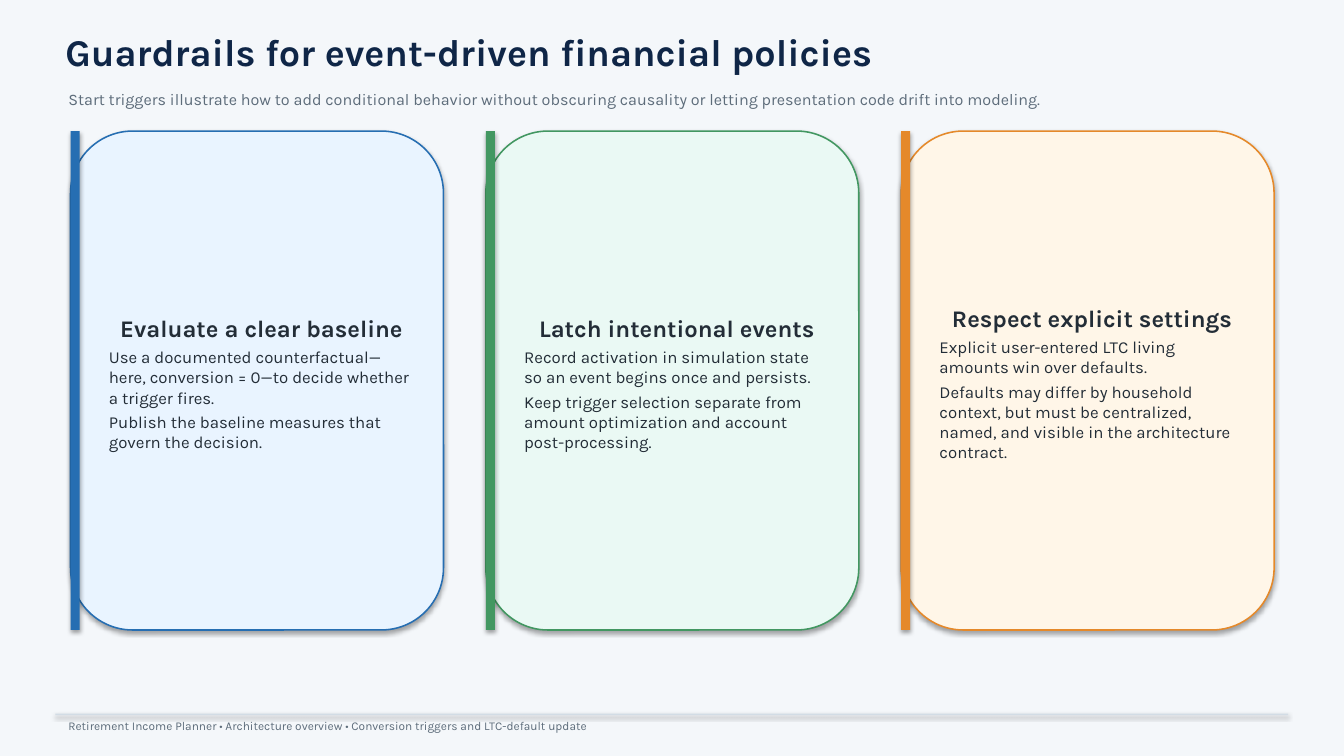
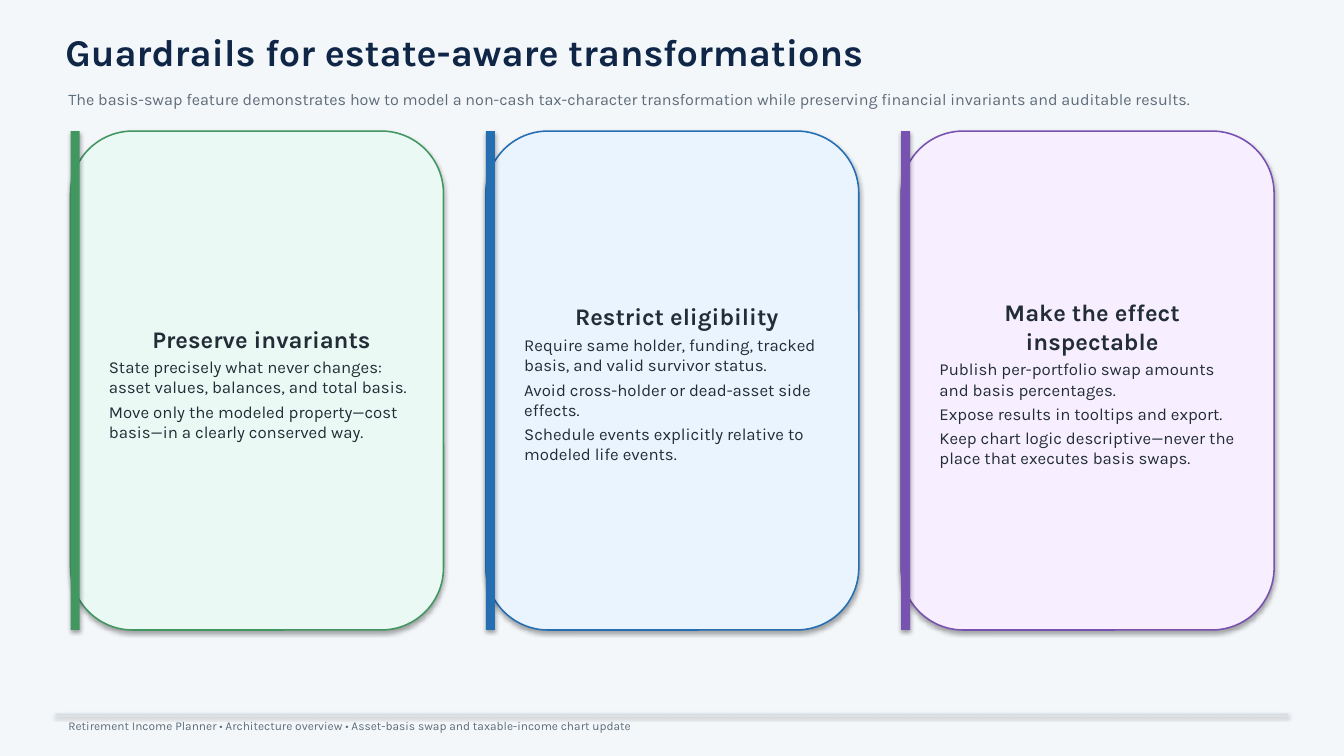
Before and after one commit to howardc64/retirefin, a slide deck: slide 9 of docs/retirement_income_planner_architecture.pptx. Drawn at 1344x756 pixels with LibreOffice and Linux fonts; fonts in the diff are those of the drawing. Boxes give left, top, right and bottom in pixels: in the first picture for what was removed or moved away, otherwise in the second. Text is boxed around its words. In the diff, an @@ line names an element or a change of style, - is before the commit and + after.

```diff
--- a/docs/retirement_income_planner_architecture.pptx
+++ b/docs/retirement_income_planner_architecture.pptx
@@ text at (x1=65, y1=39, x2=863, y2=67): text changed @@
-Guardrails for event-driven financial policies
+Guardrails for estate-aware transformations
@@ text at (x1=68, y1=94, x2=1189, y2=109): text changed @@
-Start triggers illustrate how to add conditional behavior without obscuring causality or letting presentation code drift into modeling.
+The basis-swap feature demonstrates how to model a non-cash tax-character transformation while preserving financial invariants and auditable results.
@@ rectangle at (x1=71, y1=131, x2=80, y2=630): fill #266EB2 to #429761 @@
@@ rounded rectangle "Preserve invariants" at (x1=71, y1=131, x2=444, y2=630): fill #E9F4FF to #EAF9F4; outline #266EB2 1.1 pt to #429761 1.1 pt @@
@@ rectangle at (x1=486, y1=131, x2=495, y2=630): fill #429761 to #266EB2 @@
@@ rounded rectangle "Restrict eligibility" at (x1=486, y1=131, x2=859, y2=630): fill #EAF9F4 to #E9F4FF; outline #429761 1.1 pt to #266EB2 1.1 pt @@
@@ rectangle at (x1=901, y1=131, x2=910, y2=630): fill #E5892A to #7852B0 @@
@@ rounded rectangle "Make the effect inspectable" at (x1=901, y1=131, x2=1274, y2=630): fill #FFF6E8 to #F7EFFF; outline #E5892A 1.1 pt to #7852B0 1.1 pt @@
@@ text in rounded rectangle at (x1=524, y1=308, x2=815, y2=460): text changed @@
-Latch intentional events
-Record activation in simulation state so an event begins once and persists.
-Keep trigger selection separate from amount optimization and account post-processing.
+Restrict eligibility
+Require same holder, funding, tracked basis, and valid survivor status.
+Avoid cross-holder or dead-asset side effects.
+Schedule events explicitly relative to modeled life events.
@@ text in rounded rectangle at (x1=939, y1=304, x2=1234, y2=468): text changed @@
-Respect explicit settings
-Explicit user-entered LTC living amounts win over defaults.
-Defaults may differ by household context, but must be centralized, named, and visible in the architecture contract.
+Make the effect inspectable
+Publish per-portfolio swap amounts and basis percentages.
+Expose results in tooltips and export.
+Keep chart logic descriptive—never the place that executes basis swaps.
@@ text in rounded rectangle at (x1=109, y1=331, x2=407, y2=442): text changed @@
-Evaluate a clear baseline
-Use a documented counterfactual—here, conversion = 0—to decide whether a trigger fires.
-Publish the baseline measures that govern the decision.
+Preserve invariants
+State precisely what never changes: asset values, balances, and total basis.
+Move only the modeled property—cost basis—in a clearly conserved way.
@@ text at (x1=68, y1=722, x2=630, y2=733): text changed @@
-Retirement Income Planner • Architecture overview • Conversion triggers and LTC-default update
+Retirement Income Planner • Architecture overview • Asset-basis swap and taxable-income chart update
```
Also in this commit, not shown: 3 other slides changed, 5 slides added, 5 slides removed, 18 other files.
